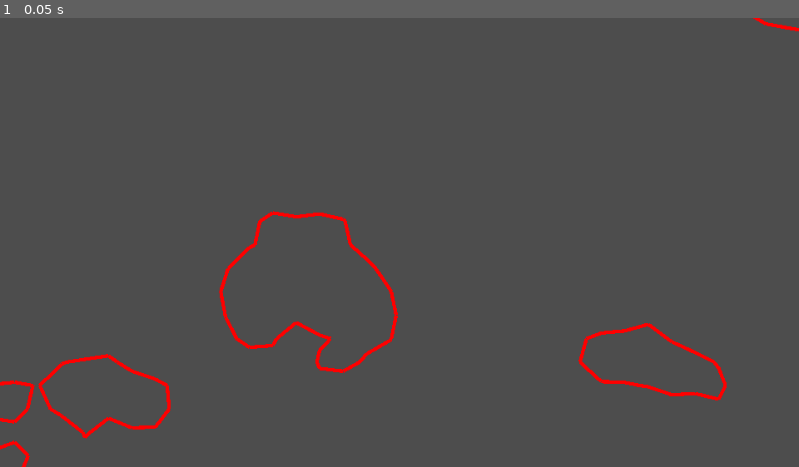
Above: before the commit, frame 1.
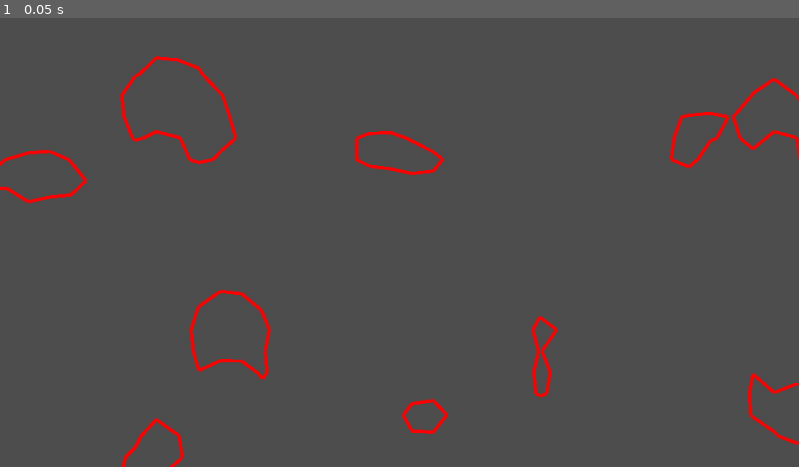
Above: after the commit, the same moment.

Repository: BerkZerker/Strata-Game-Project
Game: Godot game, scene res://game.tscn
Two runs of this game, one before a commit and one after it. Both use one fixed random seed, a clock stepped at 60 frames per second and the inputs below.
Inputs:
- Up to frame 1 (0.05 s): no input

The runs differ from the first frame. In frame 1, 3.8% of the frame differs, in the area x 0-100%, y 0-100%.

Commit message:
AUHGLAGK

Diff:
--- a/game.gd
+++ b/game.gd
@@ -7,7 +7,7 @@
 	var noise = FastNoiseLite.new()
 	noise.noise_type = FastNoiseLite.TYPE_SIMPLEX
 	noise.seed = 1
-	noise.frequency = 0.05
+	noise.frequency = 0.07
 
 	var vol_data = []
 
--- a/game.tscn
+++ b/game.tscn
@@ -11,4 +11,4 @@
 
 [node name="Camera2D" type="Camera2D" parent="Node2D"]
 position = Vector2(254, 259)
-zoom = Vector2(2.82, 2.82)
+zoom = Vector2(2.56, 2.56)
--- a/marching_squares.gd
+++ b/marching_squares.gd
@@ -76,7 +76,7 @@
 	var width = section_size.x
 	var height = section_size.y
 
-	data = pad_2d_array(data, 0.0) # Pad the data to avoid index errors
+	#data = pad_2d_array(data, 0.0) # Pad the data to avoid index errors
 
 	for x in range(start_pos.x, width + start_pos.x):
 		for y in range(start_pos.y, height + start_pos.y):
Not shown, changed: README.md
